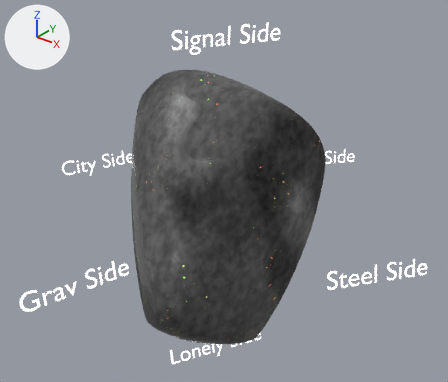
One commit to the Blender file Location/VISUAL/Blender/Astroid.blend: the scene before it, then after it.
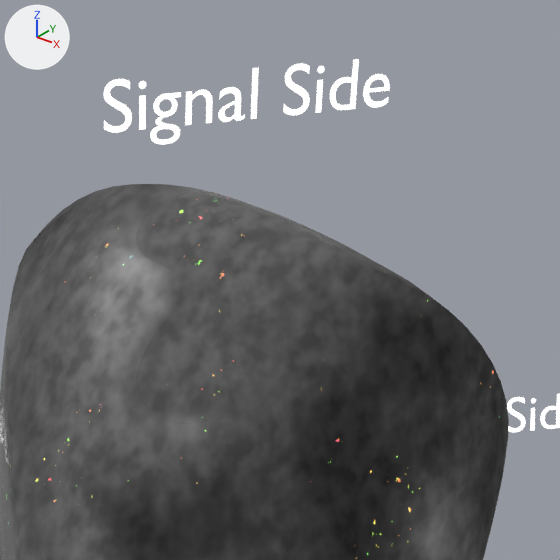
Each version appears first whole from a 50 mm camera at (1334.0, -1623.0, 1112.0) aimed at (9.0, 33.0, 85.0), and next in a close-up on the part from 30% to 77% of the width and 0% to 56% of the height. Lighting does not change. The marker at upper left points along +X, +Y and +Z.

Objects in the first close-up: 'Signal', 'rock'.
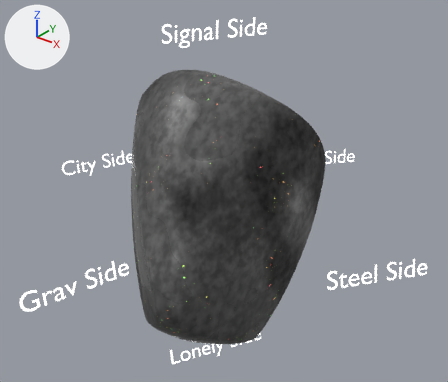
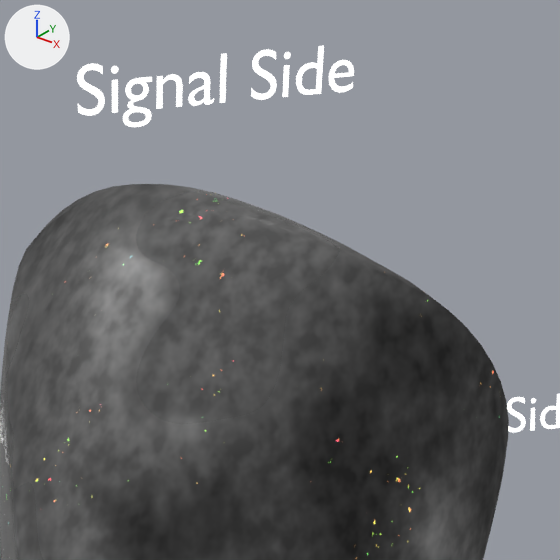
What the commit changed:
Object 'Signal' (ob_signal) moves from (87.44, -46.8, 661.1) to (0.0, 0.0, 661.1).

Pixel boxes [x1, y1, x2, y2] of what changed, in the close-ups (560 x 560 px):
'Signal', moved: before [103, 59, 390, 145]; after [77, 46, 354, 127]
